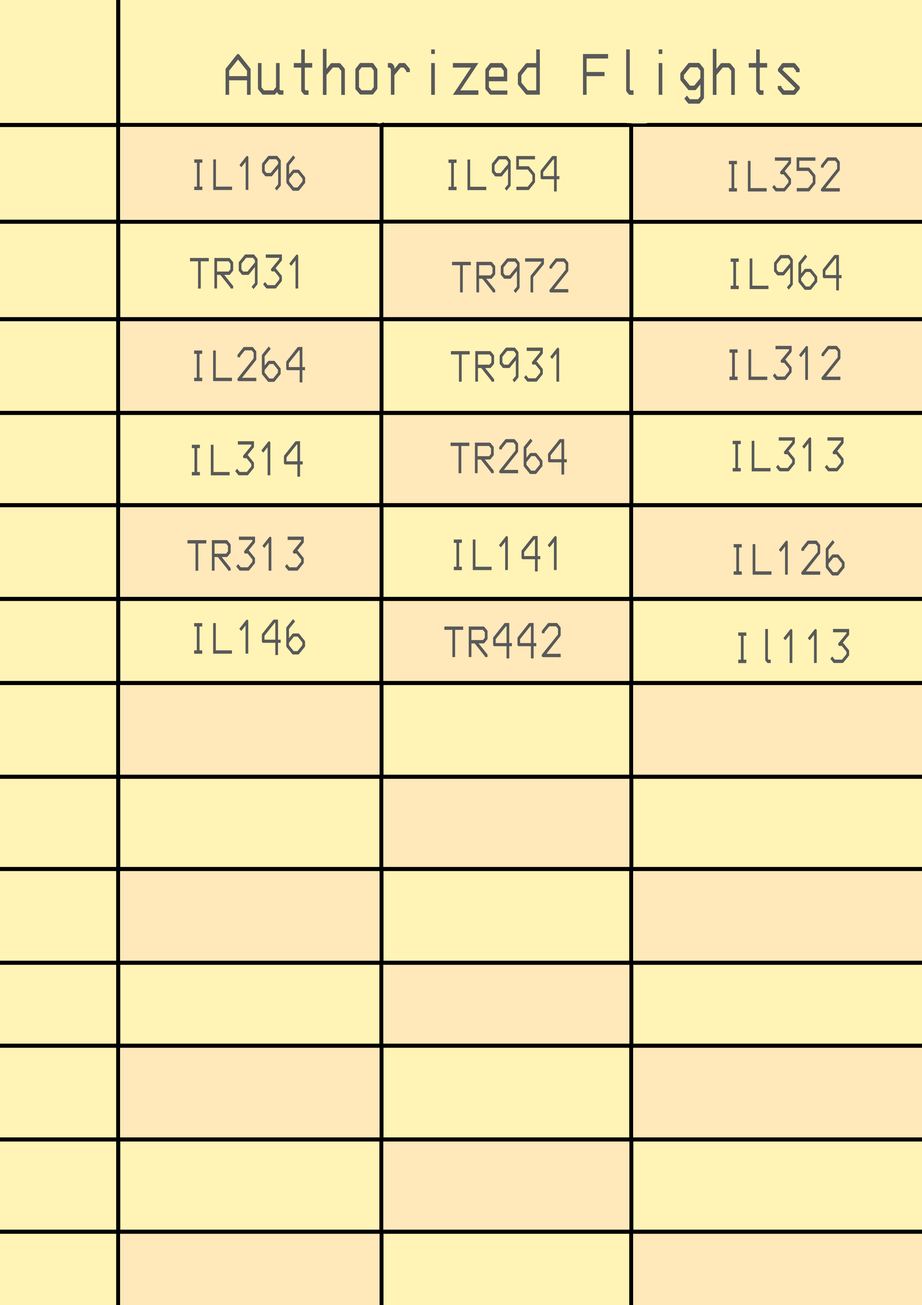
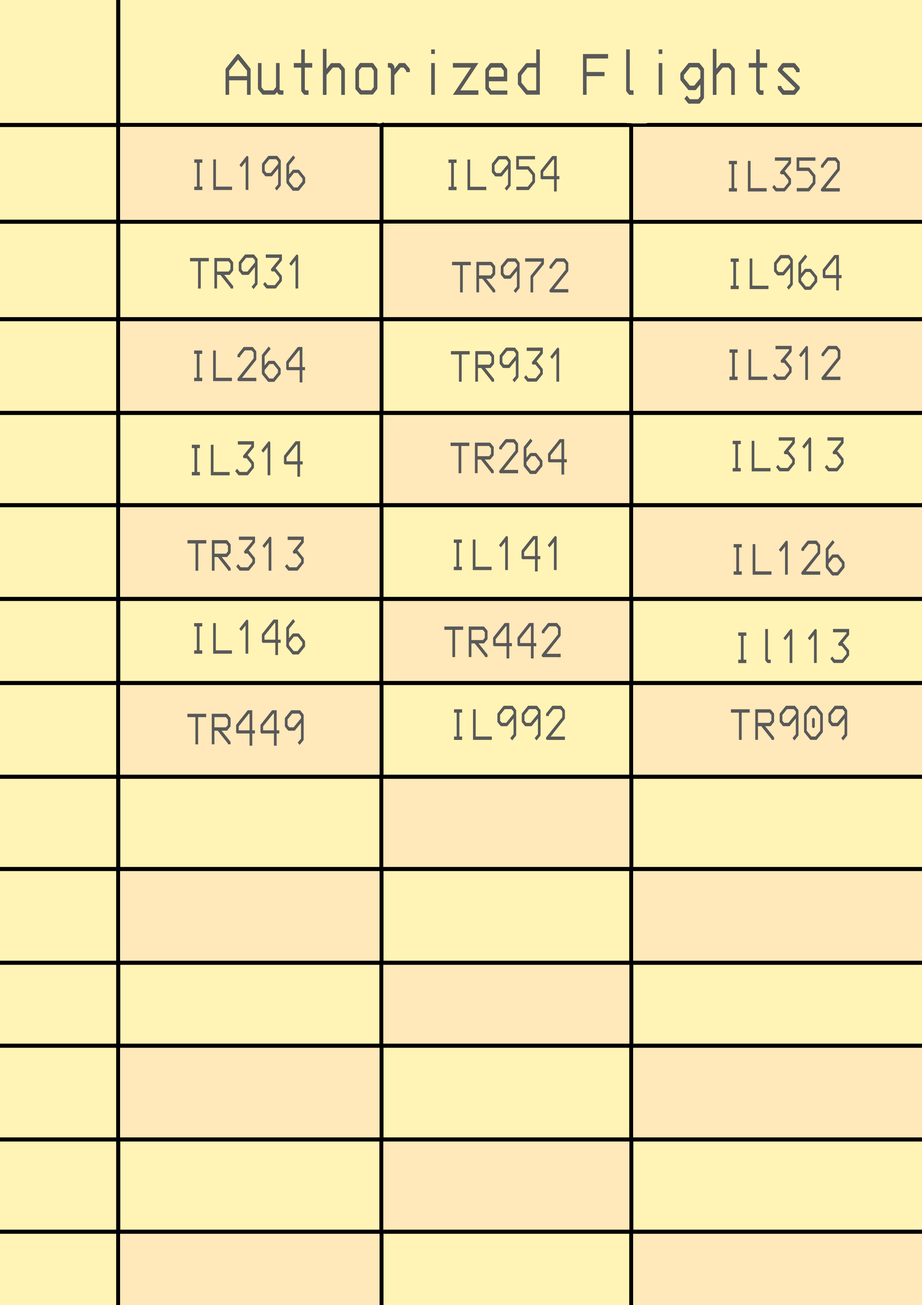
Comparing the layer stacks of the two 922x1305 images. Changes:
painted on "Background" over [187,705,848,746]
